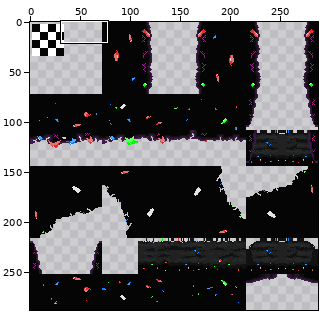
File history of a sprite sheet, CasaDesDiamantes/tilesets/caveTiles/output_tileset.png. Above: a wide view before the commit, with the close-up outlined.
Close-up. Earlier state:
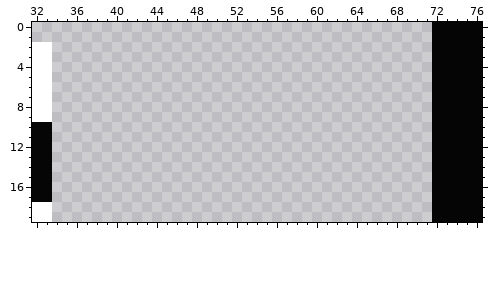
The file is 288x288 pixels. Colours within 5 levels of each other are drawn and written as one. Shown: x 32..76, y 0..19. The commit also changed other parts of the picture, which this record leaves out.
Once edited:
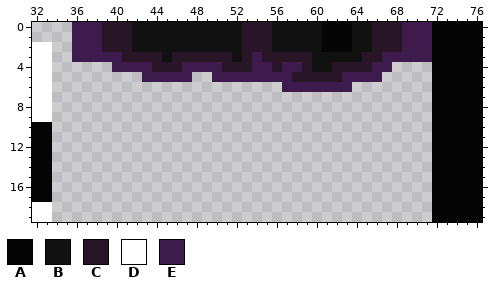
Palette (. is transparent): A #050505  B #111111  C #281626  D #ffffff  E #3d1b4c
Change:
The edit adds colour A in rows 0 to 2 at x 61 to 63.
The edit adds colour B in rows 0 to 2 at x 42 to 52, 56 to 60 and 64 to 65; in row 3 at x 45, 52 and 60 to 64; in row 4 at x 60 to 61.
The edit adds colour C in rows 0 to 2 at x 39 to 41, 53 to 55 and 66 to 68; in row 3 at x 41 to 44, 46 to 51, 53, 55 to 59 and 65 to 66; in row 4 at x 44 to 46, 51 to 53, 56, 59 and 62 to 65; in row 5 at x 58 to 62.
The edit adds colour E in rows 0 to 2 at x 36 to 38 and 69 to 71; in row 3 at x 36 to 40, 54 and 67 to 71; in row 4 at x 40 to 43, 47 to 50, 54 to 55, 57 to 58 and 66 to 67; in row 5 at x 43 to 47, 50 to 57 and 63 to 66; in row 6 at x 57 to 63.
